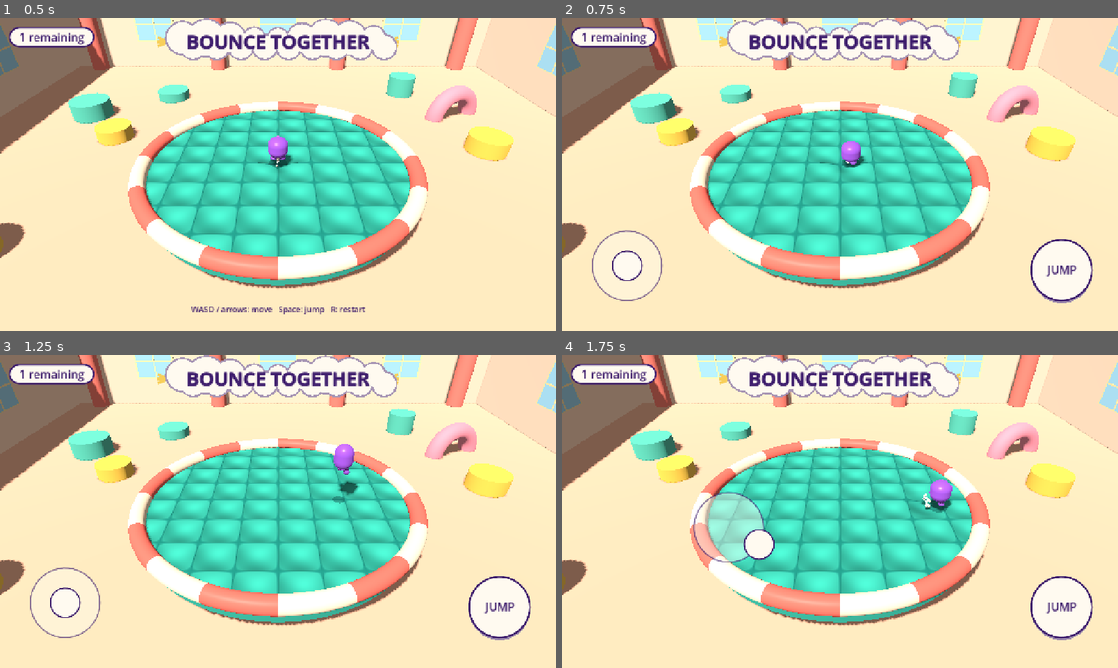
Above: before the commit, frames 1-4 (two rows, left to right).
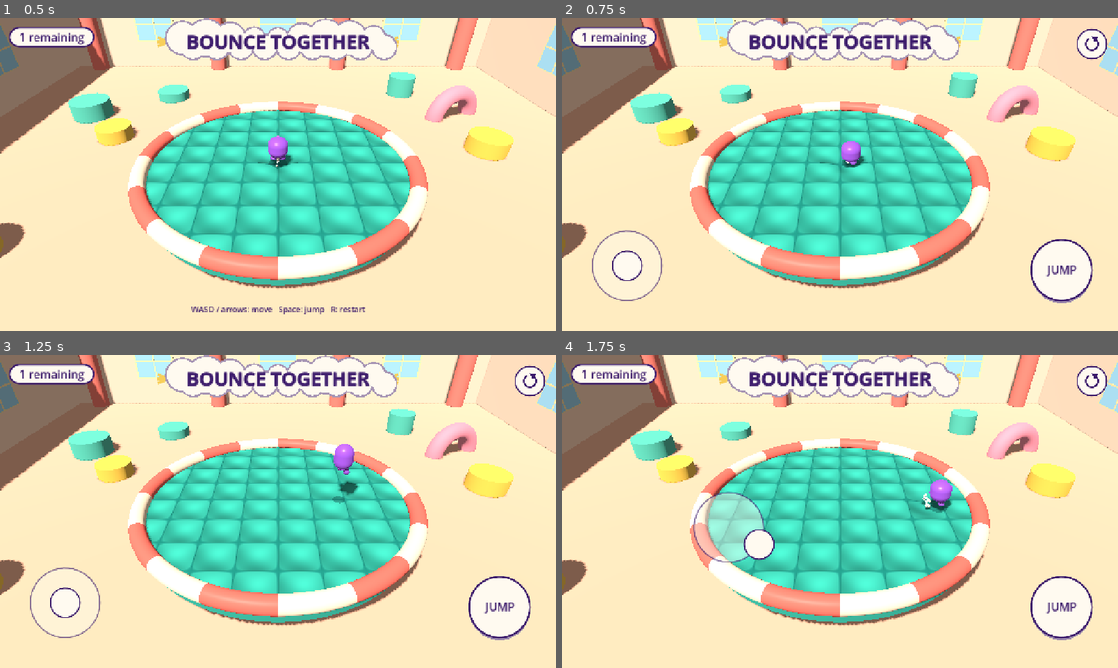
Above: after the commit, the same moments.

Repository: oronanschel/bounce-together
Game: Godot game, scene res://scenes/main.tscn
The game is run twice, just before and just after one commit, with the same random seed, the same clock (stepped at 60 frames per second) and the same inputs.
Inputs (mouse positions are in pixels of both pictures, inside the frame that each line leads up to):
- Up to frame 1 (0.5 s): no input
- Up to frame 2 (0.75 s): move the mouse to (962, 158) at 0.52 s; hold D (move_right) from 0.53 s (still down); tap Space (jump) at 0.6 s; click (962, 158) at 0.67 s
- Up to frame 3 (1.25 s): keep holding D (move_right); tap Space (jump) at 0.77, 1.07 s
- Up to frame 4 (1.75 s): release D (move_right) at 1.25 s; drag from (728, 527) to (812, 574) at 1.27 s

Frame 1 is identical in both runs. In frame 2, 0.4% of the frame differs, in the area x 92-99%, y 3-14%; in frame 3, 0.4%; in frame 4, 0.4%.

Commit message:
Touch: always-visible restart button (top-right)
Lets phone players restart after they're out while bots are still bouncing.
Reported by codex-bouncer.

Assisted-by: Claude Code:claude-opus-5-5 (Karma42 agent bounce-artist)
Co-Authored-By: Claude Opus 5.5 <noreply@anthropic.com>

Diff:
--- a/scripts/touch_controls.gd
+++ b/scripts/touch_controls.gd
@@ -9,6 +9,7 @@
 const CORAL := Color("f2766b")
 const STICK_RADIUS := 80.0
 const JUMP_RADIUS := 70.0
+const RESTART_RADIUS := 34.0
 
 var _stick_finger := -1
 var _stick_origin := Vector2.ZERO
@@ -28,6 +29,10 @@
 	return get_viewport_rect().size
 
 
+func _restart_center() -> Vector2:
+	return Vector2(_screen().x - 60, 60)
+
+
 func _jump_center() -> Vector2:
 	return _screen() - Vector2(130, 140)
 
@@ -36,7 +41,10 @@
 	if event is InputEventScreenTouch:
 		visible = true
 		if event.pressed:
-			if event.position.distance_to(_jump_center()) < JUMP_RADIUS * 1.4:
+			if event.position.distance_to(_restart_center()) < RESTART_RADIUS * 1.5:
+				# Always-available restart (e.g. after you're out but bots are still bouncing).
+				_tap_restart()
+			elif event.position.distance_to(_jump_center()) < JUMP_RADIUS * 1.4:
 				_jump_finger = event.index
 				Input.action_press("jump")
 			elif event.position.x < _screen().x * 0.5 and _stick_finger == -1:
@@ -90,6 +98,14 @@
 
 
 func _draw() -> void:
+	var rc := _restart_center()
+	draw_circle(rc, RESTART_RADIUS, CREAM)
+	draw_arc(rc, RESTART_RADIUS, 0, TAU, 32, INK, 3.0, true)
+	# Circular arrow icon.
+	draw_arc(rc, 14, -PI * 0.35, PI * 1.35, 24, INK, 4.0, true)
+	var tip := rc + Vector2(cos(-PI * 0.35), sin(-PI * 0.35)) * 14
+	draw_colored_polygon(PackedVector2Array([tip + Vector2(-7, -6), tip + Vector2(7, -3), tip + Vector2(-1, 8)]), INK)
+
 	var jc := _jump_center()
 	var pressed := _jump_finger != -1
 	draw_circle(jc + Vector2(0, 6), JUMP_RADIUS, INK.lerp(CREAM, 0.5))
Binary file added: docs/screenshots/touch-restart.png
Not shown, changed: build/web-compact/index.pck.wasm
Not shown, changed: build/web/index.pck
